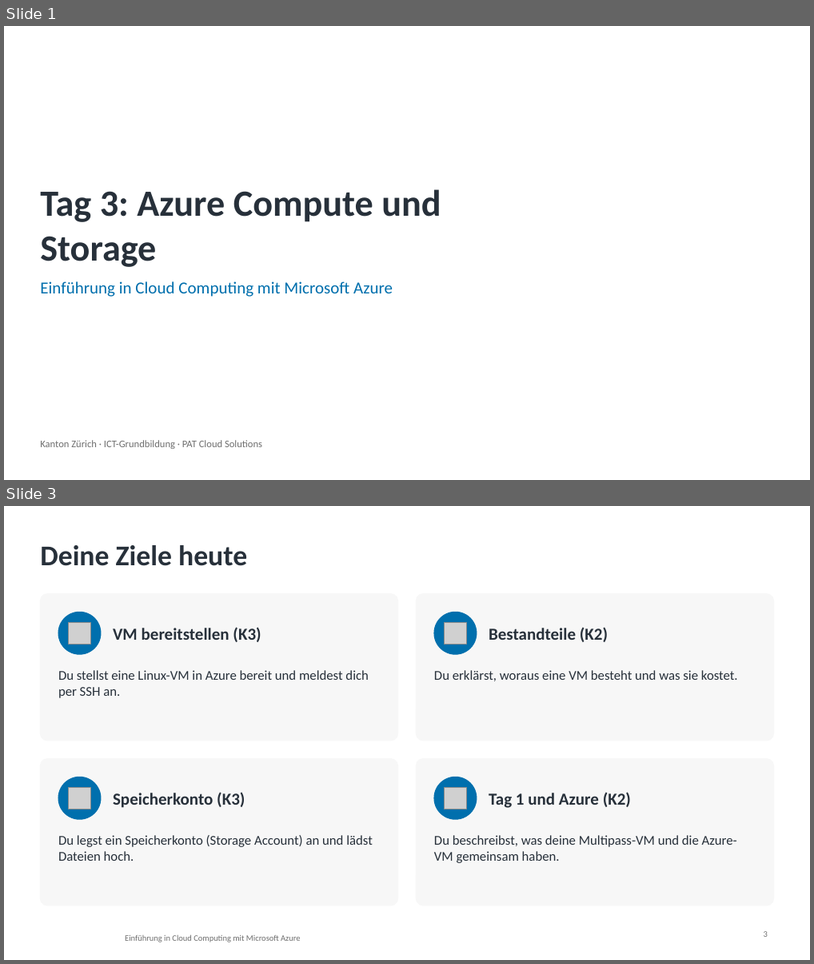
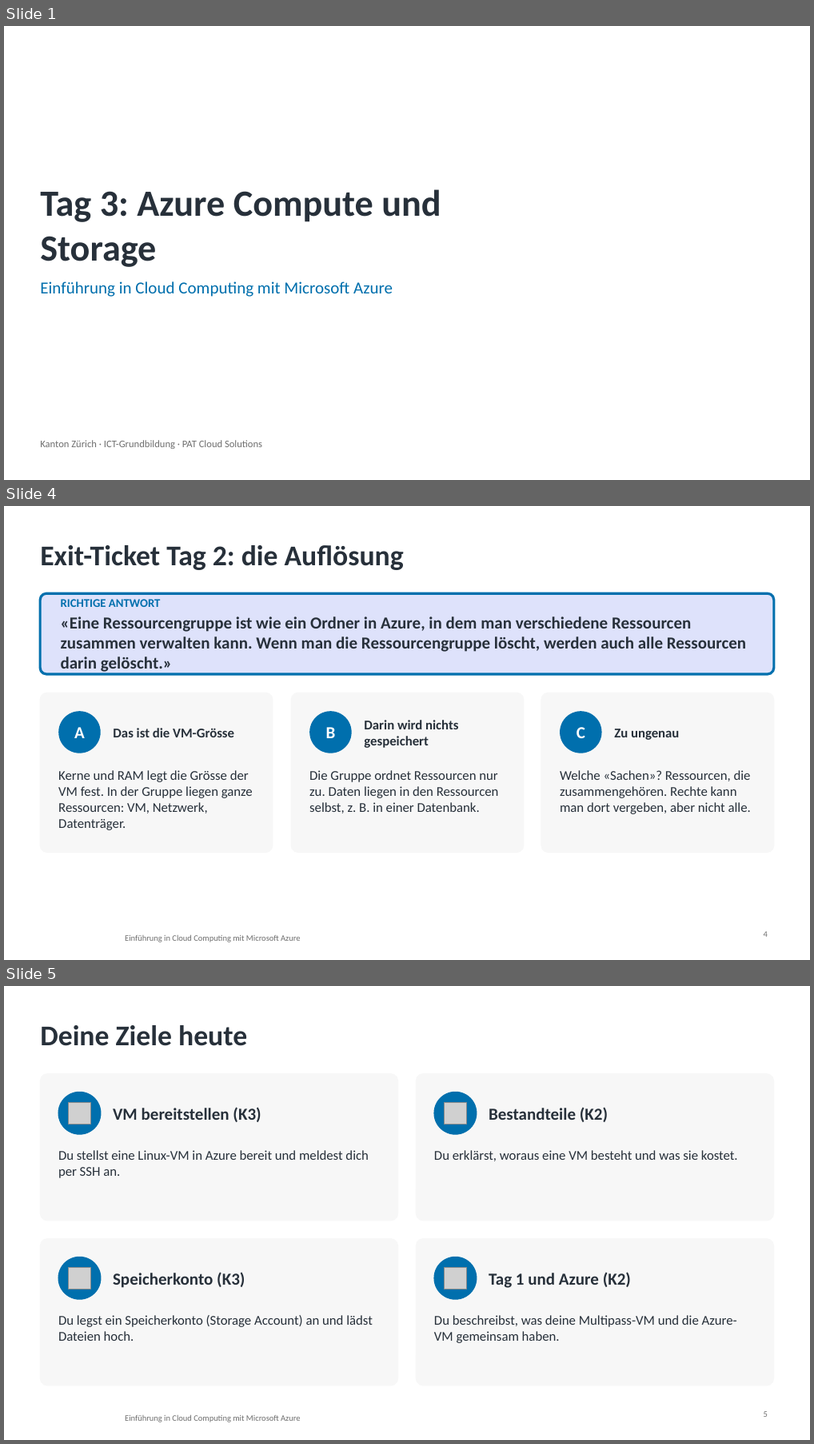
Before and after one commit to pat-teacher/azure-basics-training, a slide deck: praesentationen/tag-3-compute-und-storage.pptx. Shown one above the other, each under a label of ours: slides 1 and 3 before the commit, slides 1, 4 and 5 after it; the slides between them are not shown. The pictures are 814x964 and 814x1444 pixels, drawn with LibreOffice and Linux fonts; fonts in the diff are those of the drawing; grey boxes stand for pictures; background and template pictures are left out. Boxes give left, top, right and bottom in pixels: in the first picture for what was removed or moved away, otherwise in the second. Text is boxed around its words. In the diff, an @@ line names an element or a change of style, - is before the commit and + after.

Commit message:
Update course materials for Tag 3: revise quiz questions and enhance exit-ticket content

```diff
--- a/praesentationen/tag-3-compute-und-storage.pptx
+++ b/praesentationen/tag-3-compute-und-storage.pptx
@@ slide 4 added at bbox=[4, 506, 810, 960], background #FFFFFF; not listed: 1 template element that a slide beside it also shows @@
@@ title added at bbox=[40, 545, 404, 570], 34 pt, text #27303A, bold @@
+Exit-Ticket Tag 2: die Auflösung
@@ rounded rectangle added at bbox=[40, 593, 774, 673], fill #DEE2FB, outline #006FAD 3 pt, 20 pt, text #27303A, bold @@
+RICHTIGE ANTWORT
+«Eine Ressourcengruppe ist wie ein Ordner in Azure, in dem man verschiedene Ressourcen zusammen verwalten kann. Wenn man die Ressourcengruppe löscht, werden auch alle Ressourcen darin gelöscht.»
@@ rounded rectangle added at bbox=[40, 692, 274, 852], fill #F7F7F7, outline #F7F7F7 1 pt @@
@@ rounded rectangle added at bbox=[291, 692, 524, 852], fill #F7F7F7, outline #F7F7F7 1 pt @@
@@ rounded rectangle added at bbox=[542, 692, 774, 852], fill #F7F7F7, outline #F7F7F7 1 pt @@
@@ ellipse added at bbox=[58, 711, 100, 753], fill #006FAD, 20 pt, text #FFFFFF, bold @@
+A
@@ ellipse added at bbox=[310, 711, 352, 753], fill #006FAD, 20 pt, text #FFFFFF, bold @@
+B
@@ text added at bbox=[364, 720, 458, 748], 16 pt, text #27303A, bold @@
+Darin wird nichts gespeichert
@@ ellipse added at bbox=[560, 711, 602, 753], fill #006FAD, 20 pt, text #FFFFFF, bold @@
+C
@@ text added at bbox=[113, 728, 234, 737], 16 pt, text #27303A, bold @@
+Das ist die VM-Grösse
@@ text added at bbox=[614, 728, 679, 740], 16 pt, text #27303A, bold @@
+Zu ungenau
@@ text added at bbox=[58, 770, 253, 830], 16 pt, text #27303A @@
+Kerne und RAM legt die Grösse der VM fest. In der Gruppe liegen ganze Ressourcen: VM, Netzwerk, Datenträger.
@@ text added at bbox=[310, 770, 499, 813], 16 pt, text #27303A @@
+Die Gruppe ordnet Ressourcen nur zu. Daten liegen in den Ressourcen selbst, z. B. in einer Datenbank.
@@ text added at bbox=[560, 770, 751, 814], 16 pt, text #27303A @@
+Welche «Sachen»? Ressourcen, die zusammengehören. Rechte kann man dort vergeben, aber nicht alle.
@@ page number added at bbox=[764, 931, 768, 936], 10 pt, text #6F6F6F @@
+4
@@ what was slide 3 is now slide 5 @@
```
Also in this commit, not shown: 1 slide changed, 1 other slide added, 2 other files.
